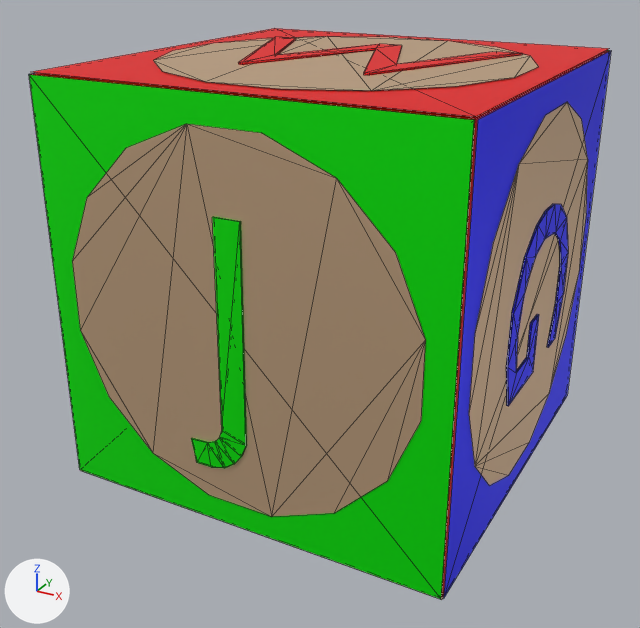
The COLLADA model meshes/cube_9.dae as it was, and as the next commit left it.
Before and after are seen from a camera (50 mm lens) standing at (0.0443, -0.086, 0.0357) and looking at (-0.0011, -0.0034, -0.0055). Lighting does not change. The marker at lower left points along +X, +Y and +Z. Mesh edges are drawn as thin lines.
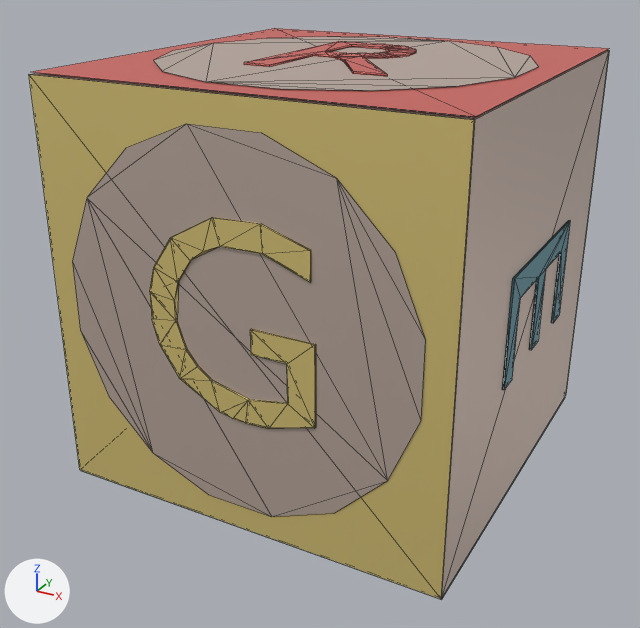
Commit message: updated cubes

The change, as a diff of the scene's bpy script:
```diff
--- a/meshes/cube_9.dae.py
+++ b/meshes/cube_9.dae.py
@@ mat_red @@
 mat_red = principled_material('Red')
-mat_red.base_color = (1.0, 0.0, 0.0)  # red #ff0000
+mat_red.base_color = (0.776, 0.176, 0.153)  # red #e4746d
 mat_red.metallic = 0.5
@@ mat_wood @@
 mat_wood = principled_material('Wood')
-mat_wood.base_color = (0.65, 0.45, 0.28)  # beige #d3b390
+mat_wood.base_color = (0.62, 0.506, 0.443)  # light grey #cebdb2
 mat_wood.metallic = 0.5
@@ mat_blue @@
 mat_blue = principled_material('Blue')
-mat_blue.base_color = (0.0, 1.0, 0.0)  # green #00ff00
+mat_blue.base_color = (0.11, 0.271, 0.325)  # cyan #5d8e9a
 mat_blue.metallic = 0.5
@@ mat_green @@
 mat_green = principled_material('Green')
-mat_green.base_color = (0.0, 0.0, 1.0)  # blue #0000ff
+mat_green.base_color = (0.0824, 0.431, 0.275)  # green #51af8f
 mat_green.metallic = 0.5
@@ mat_yellow @@
+mat_yellow = principled_material('Yellow')
+mat_yellow.base_color = (0.855, 0.69, 0.247)  # yellow #eed888
+mat_yellow.metallic = 0.5
@@ me_cube_010 @@
 # used by ob_cube; location = (0.0, 0.0, 0.0)
-me_cube_010.from_pydata(...)  # 278 vertices, 388 faces; spans x -0.0228..0.023, y -0.023..0.023, z -0.023..0.023
+me_cube_010.from_pydata(...)  # 307 vertices, 490 faces; spans x -0.0225..0.0228, y -0.023..0.023, z -0.023..0.023
+# me_cube_010 part 1: the loose piece of 56 vertices spanning x 0.0228..0.023, y -0.0091..0.0116, z -0.0091..0.0095 is rebuilt with 24 vertices and now spans x 0.0226..0.0228, y -0.009..0.0115, z -0.0066..0.0052, in mat_blue (cyan #5d8e9b)
+# me_cube_010 part 2: the loose piece of 26 vertices spanning x -0.0156..0.0156, y -0.0092..0.0115, z 0.0228..0.023 is rebuilt with 79 vertices and now spans x -0.0067..0.0091, y -0.009..0.0115, z 0.0228..0.023
+# me_cube_010 part 3: the loose piece of 26 vertices spanning x -0.0056..0.0015, y -0.023..-0.0228, z -0.0158..0.0115 is rebuilt with 66 vertices and now spans x -0.0095..0.0091, y -0.023..-0.0228, z -0.0093..0.0116, in mat_yellow (yellow #eed888)
+# me_cube_010 part 4: the loose piece of 16 vertices spanning x 0.0228, y -0.0196..0.0196, z -0.0196..0.0196 is deleted
+# me_cube_010 part 5: the loose piece of 4 vertices spanning x 0.0227, y -0.0225..0.0225, z -0.0225..0.0225 is deleted
+# me_cube_010 part 6
+# 42 faces are deleted
+# 42 new faces join them, mat_wood (light grey #cebdb2)
+# me_cube_010 part 7: 12 faces spanning x -0.0225..0.0225, y -0.0225..0.0225, z -0.0225..0.0225 switch from mat_red (red #ff0000) to mat_wood (light grey #cebdb2)
+# me_cube_010 part 8: 2 faces spanning x -0.0225..0.0225, y -0.0225..0.0225, z -0.0227 switch from mat_red (red #ff0000) to mat_blue (cyan #5d8e9b)
+# me_cube_010 part 9: 46 faces spanning x -0.0225..0.0225, y 0.0227..0.023, z -0.0225..0.0225 switch from mat_blue (green #00ff00) to mat_green (green #51af8f)
+# me_cube_010 part 10: 2 faces spanning x -0.0225..0.0225, y -0.0227, z -0.0225..0.0225 switch from mat_blue (green #00ff00) to mat_yellow (yellow #eed888)
```

What differs and where, as boxes [x1, y1, x2, y2] in the pictures (640 x 628 px; the box of a moved part takes in the faces that stretch with it):
'cube', recoloured, reshaped: before [29, 28, 611, 599]; after [29, 28, 610, 599]
part 1 of me_cube_010, rebuilt (10% wider, 16% shorter): before [506, 204, 568, 406]; after [502, 220, 570, 390]
part 2 of me_cube_010, rebuilt (39% narrower, 8% shorter): before [238, 37, 522, 75]; after [244, 41, 416, 76]
part 3 of me_cube_010, rebuilt (193% wider, 15% shorter): before [191, 217, 247, 468]; after [150, 217, 316, 429]
part 4 of me_cube_010, deleted: before [469, 102, 588, 485]
part 5 of me_cube_010, deleted (blue): before [444, 51, 611, 598]
part 6 of me_cube_010, moved or reshaped: [72, 36, 530, 516] in both
part 7 of me_cube_010, recoloured: [30, 50, 609, 598] in both
part 8 of me_cube_010, recoloured: before [89, 473, 444, 599]; after [89, 397, 565, 599]
part 9 of me_cube_010, recoloured: after [566, 50, 610, 392]
part 10 of me_cube_010, recoloured (green to yellow): [29, 75, 474, 599] in both
